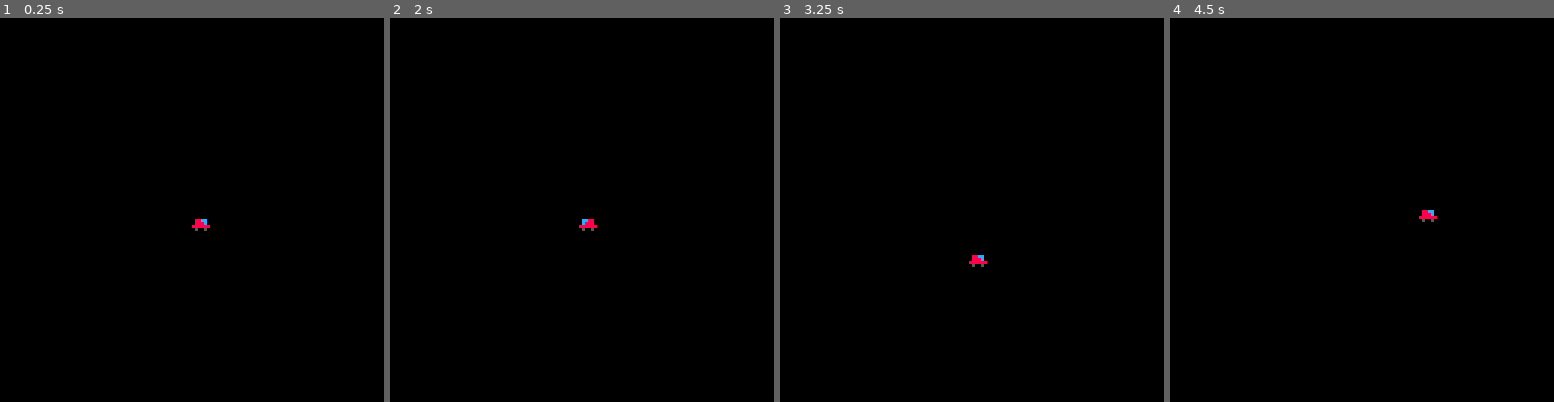
Above: before the commit, frames 1-4 (left to right).
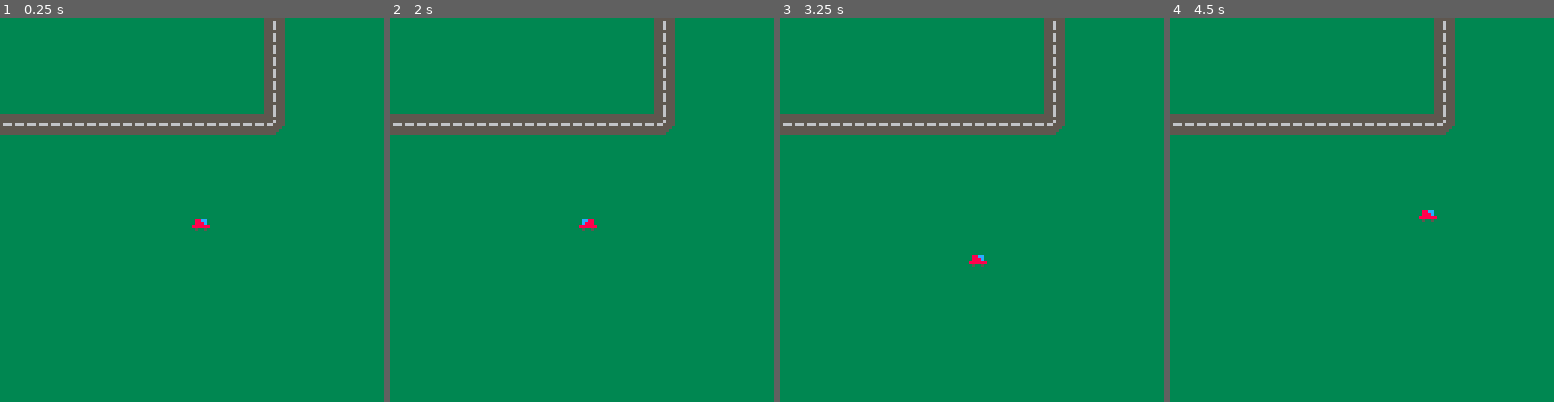
Above: after the commit, the same moments.

Repository: MGreco2112/PICO8-Demo
Game: PICO-8 cartridge demo1.p8
Two runs of this game, one before a commit and one after it. Both use one fixed random seed, a clock stepped at 60 frames per second and the inputs below.
Inputs:
- Up to frame 1 (0.25 s): no input
- Up to frame 2 (2 s): hold Left from 1.97 s (still down)
- Up to frame 3 (3.25 s): release Left at 2.37 s; hold Down 2.42-2.82 s; hold Right from 2.87 s (still down)
- Up to frame 4 (4.5 s): release Right at 3.53 s; hold Up 3.58-4.08 s; hold Right from 4.13 s (still down)

The runs differ from the first frame. In frame 1, 100% of the frame differs, in the area x 0-100%, y 0-100%; in frame 2, 100%; in frame 3, 100%; in frame 4, 100%.

Commit message:
created first map with sprite tiles

Diff:
--- a/demo1.p8
+++ b/demo1.p8
@@ -46,9 +46,10 @@
 end
 
 function _draw()
-	cls() --clear screen
+	cls() --clear screen and fill background to color arg
+	map()
 	spr(player.sp,player.x,player.y,1,1,player.fx,player.fy) --draw sprite
-	--sprite, xcor, ycor, xscale, yscale, xflip, yflip
+	--sprite, xcor, ycor, width, height, xflip, yflip
 end
 
 
@@ -59,3 +60,50 @@
 
 
 
+…(24 lines of a section not shown)…
+__map__
+1c1c1c1c1c1c1c1c1c1c1c2c1c1c1c1c00000000000000000000000000000000000000000000000000000000000000000000000000000000000000000000000000000000000000000000000000000000000000000000000000000000000000000000000000000000000000000000000000000000000000000000000000000000
+1c1c1c1c1c1c1c1c1c1c1c2c1c1c1c1c00000000000000000000000000000000000000000000000000000000000000000000000000000000000000000000000000000000000000000000000000000000000000000000000000000000000000000000000000000000000000000000000000000000000000000000000000000000
+1c1c1c1c1c1c1c1c1c1c1c2c1c1c1c1c00000000000000000000000000000000000000000000000000000000000000000000000000000000000000000000000000000000000000000000000000000000000000000000000000000000000000000000000000000000000000000000000000000000000000000000000000000000
+1c1c1c1c1c1c1c1c1c1c1c2c1c1c1c1c00000000000000000000000000000000000000000000000000000000000000000000000000000000000000000000000000000000000000000000000000000000000000000000000000000000000000000000000000000000000000000000000000000000000000000000000000000000
+3b3b3b3b3b3b3b3b3b3b3b3c1c1c1c1c00000000000000000000000000000000000000000000000000000000000000000000000000000000000000000000000000000000000000000000000000000000000000000000000000000000000000000000000000000000000000000000000000000000000000000000000000000000
+1c1c1c1c1c1c1c1c1c1c1c1c1c1c1c1c00000000000000000000000000000000000000000000000000000000000000000000000000000000000000000000000000000000000000000000000000000000000000000000000000000000000000000000000000000000000000000000000000000000000000000000000000000000
+1c1c1c1c1c1c1c1c1c1c1c1c1c1c1c1c00000000000000000000000000000000000000000000000000000000000000000000000000000000000000000000000000000000000000000000000000000000000000000000000000000000000000000000000000000000000000000000000000000000000000000000000000000000
+1c1c1c1c1c1c1c1c1c1c1c1c1c1c1c1c00000000000000000000000000000000000000000000000000000000000000000000000000000000000000000000000000000000000000000000000000000000000000000000000000000000000000000000000000000000000000000000000000000000000000000000000000000000
+1c1c1c1c1c1c1c1c1c1c1c1c1c1c1c1c00000000000000000000000000000000000000000000000000000000000000000000000000000000000000000000000000000000000000000000000000000000000000000000000000000000000000000000000000000000000000000000000000000000000000000000000000000000
+1c1c1c1c1c1c1c1c1c1c1c1c1c1c1c1c00000000000000000000000000000000000000000000000000000000000000000000000000000000000000000000000000000000000000000000000000000000000000000000000000000000000000000000000000000000000000000000000000000000000000000000000000000000
+1c1c1c1c1c1c1c1c1c1c1c1c1c1c1c1c00000000000000000000000000000000000000000000000000000000000000000000000000000000000000000000000000000000000000000000000000000000000000000000000000000000000000000000000000000000000000000000000000000000000000000000000000000000
+1c1c1c1c1c1c1c1c1c1c1c1c1c1c1c1c00000000000000000000000000000000000000000000000000000000000000000000000000000000000000000000000000000000000000000000000000000000000000000000000000000000000000000000000000000000000000000000000000000000000000000000000000000000
+1c1c1c1c1c1c1c1c1c1c1c1c1c1c1c1c00000000000000000000000000000000000000000000000000000000000000000000000000000000000000000000000000000000000000000000000000000000000000000000000000000000000000000000000000000000000000000000000000000000000000000000000000000000
+1c1c1c1c1c1c1c1c1c1c1c1c1c1c1c1c00000000000000000000000000000000000000000000000000000000000000000000000000000000000000000000000000000000000000000000000000000000000000000000000000000000000000000000000000000000000000000000000000000000000000000000000000000000
+1c1c1c1c1c1c1c1c1c1c1c1c1c1c1c1c00000000000000000000000000000000000000000000000000000000000000000000000000000000000000000000000000000000000000000000000000000000000000000000000000000000000000000000000000000000000000000000000000000000000000000000000000000000
+1c1c1c1c1c1c1c1c1c1c1c1c1c1c1c1c00000000000000000000000000000000000000000000000000000000000000000000000000000000000000000000000000000000000000000000000000000000000000000000000000000000000000000000000000000000000000000000000000000000000000000000000000000000
+1c1c1c1c1c1c1c1c1c1c1c1c1c1c1c1c00000000000000000000000000000000000000000000000000000000000000000000000000000000000000000000000000000000000000000000000000000000000000000000000000000000000000000000000000000000000000000000000000000000000000000000000000000000
+1c1c1c1c1c1c1c1c1c1c1c1c1c1c1c1c00000000000000000000000000000000000000000000000000000000000000000000000000000000000000000000000000000000000000000000000000000000000000000000000000000000000000000000000000000000000000000000000000000000000000000000000000000000
+1c1c1c1c1c1c1c1c1c1c1c1c1c1c1c1c00000000000000000000000000000000000000000000000000000000000000000000000000000000000000000000000000000000000000000000000000000000000000000000000000000000000000000000000000000000000000000000000000000000000000000000000000000000
+1c1c1c1c1c1c1c1c1c1c1c1c1c1c1c1c00000000000000000000000000000000000000000000000000000000000000000000000000000000000000000000000000000000000000000000000000000000000000000000000000000000000000000000000000000000000000000000000000000000000000000000000000000000
+
+
Not shown, changed: 24 lines of the sprite sheet (__gfx__) section of demo1.p8
Not shown, changed: the sound effects (__sfx__) section of demo1.p8
